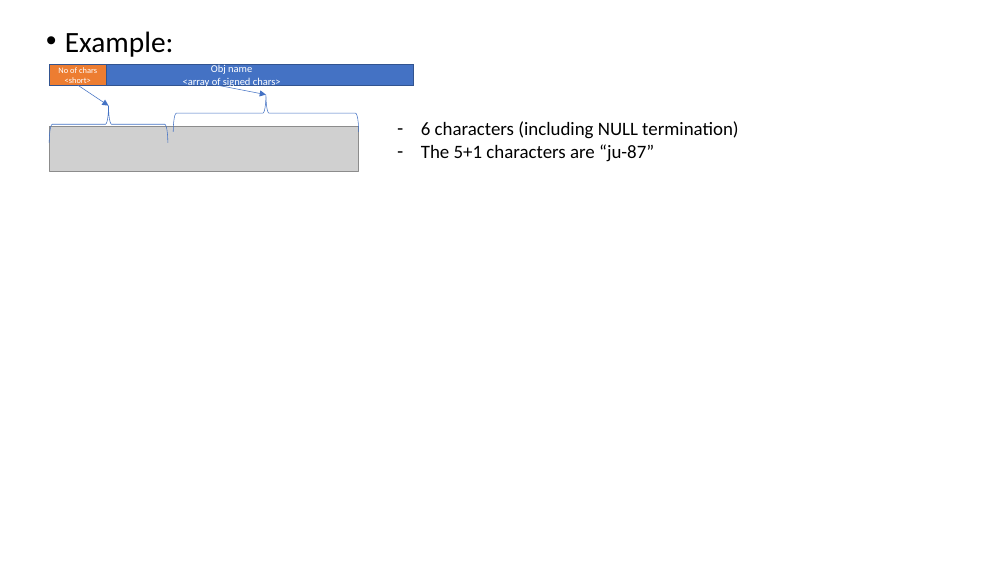
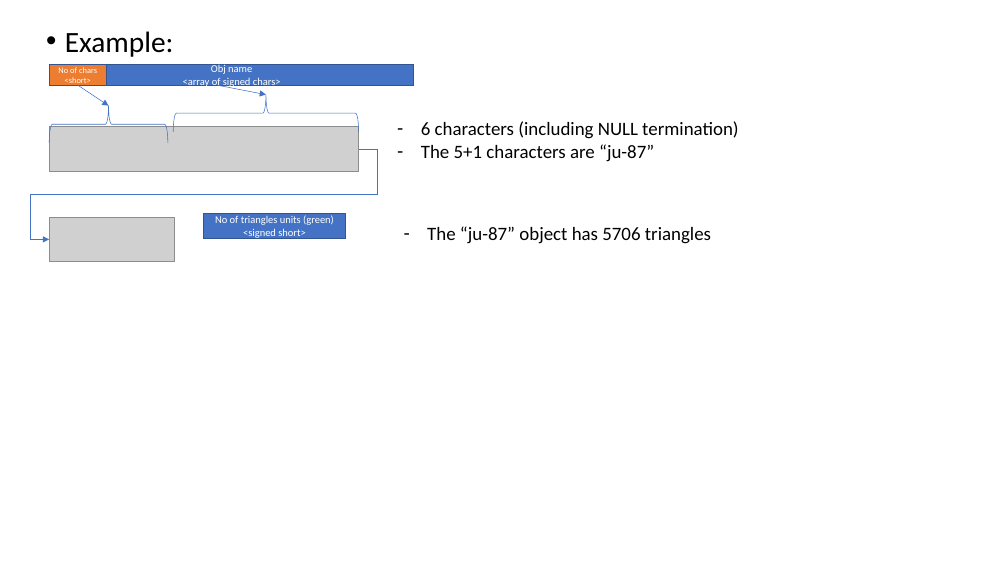
Before and after one commit to george2209/WavefrontOBJSerializer, a slide deck: slide 4 of docs/OBJ to binary structure_20210611_V1.0.pptx. Drawn at 1008x567 pixels with LibreOffice and Linux fonts; fonts in the diff are those of the drawing; grey boxes stand for pictures. Boxes give left, top, right and bottom in pixels: in the first picture for what was removed or moved away, otherwise in the second. Text is boxed around its words. In the diff, an @@ line names an element or a change of style, - is before the commit and + after.

```diff
--- a/docs/OBJ to binary structure_20210611_V1.0.pptx
+++ b/docs/OBJ to binary structure_20210611_V1.0.pptx
@@ elbow arrow added from (358, 149) to (49, 240), #4472C4 0.5 pt @@
@@ picture added at (49,218,175,261) @@
@@ rectangle added at (203,214,346,238), fill #4472C4, outline #325491 1 pt, 10 pt, text #FFFFFF @@
+No of triangles units (green)
+<signed short>
@@ text added at (427,226,711,244), 18 pt, text #000000 @@
+– The “ju-87” object has 5706 triangles
```
Also in this commit, not shown: 1 other slide changed, 13 other files.
